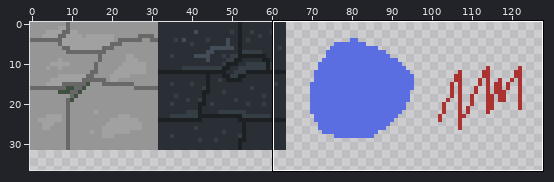
Two states of a pixel-art file, Assets/Sprites/Tiles.aseprite. Above: a wide view before the commit, with the close-up outlined.
Close-up. First the earlier version:
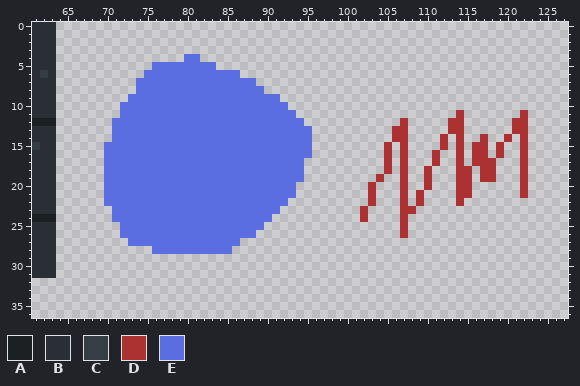
256x256 pixels, 1 frame. Shown: x 61..127, y 0..36. The wide view leaves out empty margins.
Palette (. is transparent): A #1d2023  B #292f34  C #363e45  D #ac3232  E #5b6ee1
Pixels before (only the part around the change), first column x 61:
 0 BBB................................................................
 1 BBB................................................................
 2 BBB................................................................
 3 BBB................................................................
 4 BBB................EE..............................................
 5 BBB............EEEEEEEE............................................
 6 BCB...........EEEEEEEEEEEE.........................................
 7 BBB..........EEEEEEEEEEEEEEE.......................................
 8 BBB..........EEEEEEEEEEEEEEEE......................................
 9 BBB.........EEEEEEEEEEEEEEEEEEE....................................
10 BBB........EEEEEEEEEEEEEEEEEEEEE...................................
11 BBB........EEEEEEEEEEEEEEEEEEEEEE....................D.......D.....
12 AAA.......EEEEEEEEEEEEEEEEEEEEEEEE............D.....DD......DD.....
13 BBB.......EEEEEEEEEEEEEEEEEEEEEEEEE..........DD.....DD......DD.....
14 BBB.......EEEEEEEEEEEEEEEEEEEEEEEEE..........DD....D.D..D..D.D.....
15 CBB......EEEEEEEEEEEEEEEEEEEEEEEEEE.........D.D....D.D.DD.D..D.....
16 BBB......EEEEEEEEEEEEEEEEEEEEEEEEEE.........D.D...D..D.DD.D..D.....
17 BBB......EEEEEEEEEEEEEEEEEEEEEEEEE..........D.D...D..D.DDD...D.....
18 BBB......EEEEEEEEEEEEEEEEEEEEEEEEE..........D.D..D...DD.DD...D.....
19 BBB......EEEEEEEEEEEEEEEEEEEEEEEEE.........D..D..D...DD.DD...D.....
20 BBB......EEEEEEEEEEEEEEEEEEEEEEEE.........D...D..D...DD......D.....
21 BBB......EEEEEEEEEEEEEEEEEEEEEEEE.........D...D.D....DD......D.....
22 BBB......EEEEEEEEEEEEEEEEEEEEEEE..........D...D.D....D.............
23 BBB.......EEEEEEEEEEEEEEEEEEEEE..........D....DD...................
24 AAA.......EEEEEEEEEEEEEEEEEEEE...........D....D....................
25 BBB........EEEEEEEEEEEEEEEEEE.................D....................
26 BBB........EEEEEEEEEEEEEEEEE..................D....................
27 BBB.........EEEEEEEEEEEEEE.........................................
28 BBB............EEEEEEEEEE..........................................
29 BBB................................................................
30 BBB................................................................
31 BBB................................................................
32 ...................................................................
33 ...................................................................
34 ...................................................................
New version:
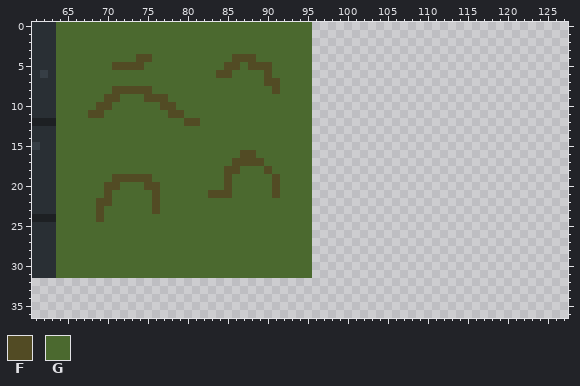
Colours new in this view: F #524b24  G #4b692f
From old to new:
Changed rows in their new state; - is an unchanged pixel.
first column x 64:
 0 GGGGGGGGGGGGGGGGGGGGGGGGGGGGGGGG---------------------------
 1 GGGGGGGGGGGGGGGGGGGGGGGGGGGGGGGG---------------------------
 2 GGGGGGGGGGGGGGGGGGGGGGGGGGGGGGGG---------------------------
 3 GGGGGGGGGGGGGGGGGGGGGGGGGGGGGGGG---------------------------
 4 GGGGGGGGGGFFGGGGGGGGGGFFFGGGGGGG---------------------------
 5 GGGGGGGFFFFGGGGGGGGGGFFGFFFGGGGG---------------------------
 6 GGGGGGGGGGGGGGGGGGGGFFGGGGFGGGGG---------------------------
 7 GGGGGGGGGGGGGGGGGGGGGGGGGGFFGGGG---------------------------
 8 GGGGGGGFFFFFGGGGGGGGGGGGGGGFGGGG---------------------------
 9 GGGGGGFFGGGFFFGGGGGGGGGGGGGGGGGG---------------------------
10 GGGGGFFGGGGGGFFGGGGGGGGGGGGGGGGG---------------------------
11 GGGGFFGGGGGGGGFFGGGGGGGGGGGGGGGG------------------.-------.
12 GGGGGGGGGGGGGGGGFFGGGGGGGGGGGGGG-----------.-----..------..
13 GGGGGGGGGGGGGGGGGGGGGGGGGGGGGGGG----------..-----..------..
14 GGGGGGGGGGGGGGGGGGGGGGGGGGGGGGGG----------..----.-.--.--.-.
15 GGGGGGGGGGGGGGGGGGGGGGGGGGGGGGGG---------.-.----.-.-..-.--.
16 GGGGGGGGGGGGGGGGGGGGGGGFFGGGGGGG---------.-.---.--.-..-.--.
17 GGGGGGGGGGGGGGGGGGGGGGFFFFGGGGGG---------.-.---.--.-...---.
18 GGGGGGGGGGGGGGGGGGGGGFFGGGFGGGGG---------.-.--.---..-..---.
19 GGGGGGGFFFFFGGGGGGGGGFGGGGGFGGGG--------.--.--.---..-..---.
20 GGGGGGFFGGGFFGGGGGGGGFGGGGGFGGGG-------.---.--.---..------.
21 GGGGGGFGGGGGFGGGGGGFFFGGGGGFGGGG-------.---.-.----..------.
22 GGGGGFFGGGGGFGGGGGGGGGGGGGGGGGGG-------.---.-.----.--------
23 GGGGGFGGGGGGFGGGGGGGGGGGGGGGGGGG------.----..--------------
24 GGGGGFGGGGGGGGGGGGGGGGGGGGGGGGGG------.----.---------------
25 GGGGGGGGGGGGGGGGGGGGGGGGGGGGGGGG-----------.---------------
26 GGGGGGGGGGGGGGGGGGGGGGGGGGGGGGGG-----------.---------------
27 GGGGGGGGGGGGGGGGGGGGGGGGGGGGGGGG---------------------------
28 GGGGGGGGGGGGGGGGGGGGGGGGGGGGGGGG---------------------------
29 GGGGGGGGGGGGGGGGGGGGGGGGGGGGGGGG---------------------------
30 GGGGGGGGGGGGGGGGGGGGGGGGGGGGGGGG---------------------------
31 GGGGGGGGGGGGGGGGGGGGGGGGGGGGGGGG---------------------------
Where, in picture pixels (left, top, right, bottom), the same in both close-ups:
changed: (56, 22, 312, 278)
erased: (360, 110, 528, 238)
